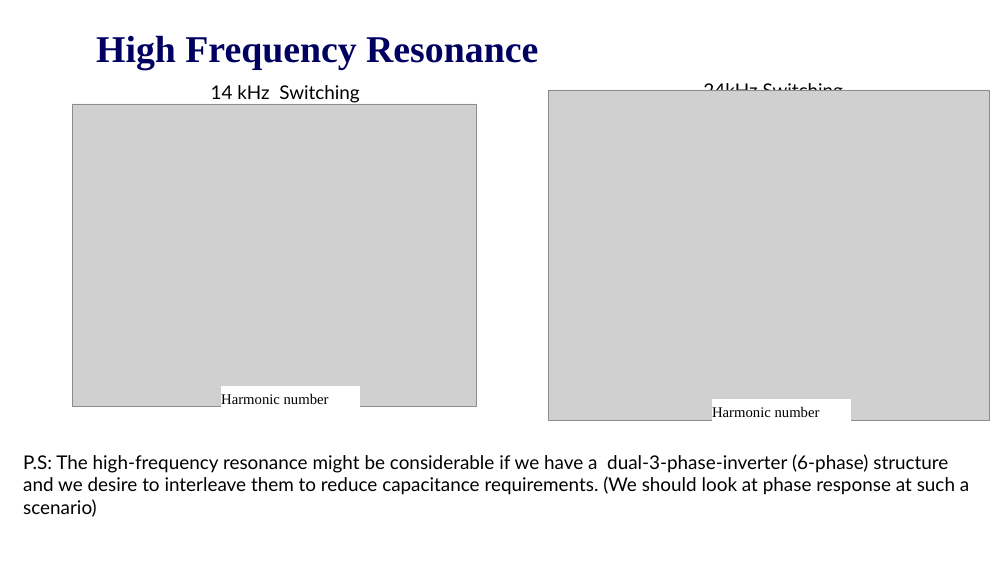
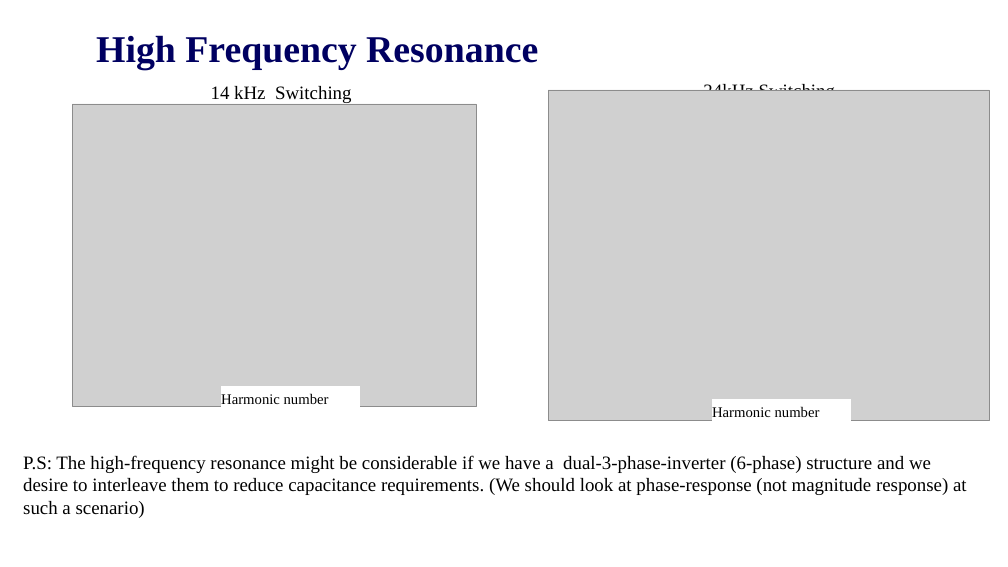
Before and after one commit to EnesAyaz/KTH, a slide deck: slide 5 of PresentationOfMeetings/Hemizero-2025-03-25/2025.03.25.Enes.pptx (slide 9 before the commit). Drawn at 1008x567 pixels with LibreOffice and Linux fonts; fonts in the diff are those of the drawing; grey boxes stand for pictures; background and template pictures are left out. Boxes give left, top, right and bottom in pixels: in the first picture for what was removed or moved away, otherwise in the second. Text is boxed around its words. In the diff, an @@ line names an element or a change of style, - is before the commit and + after.

```diff
--- a/PresentationOfMeetings/Hemizero-2025-03-25/2025.03.25.Enes.pptx
+++ b/PresentationOfMeetings/Hemizero-2025-03-25/2025.03.25.Enes.pptx
@@ text "14 kHz Switching" at bbox=[211, 86, 352, 103]: font Lato to Times New Roman @@
@@ text "24kHz Switching" at bbox=[703, 82, 836, 91]: font Lato to Times New Roman @@
@@ text at bbox=[23, 455, 967, 518]: text changed; font Lato to Times New Roman @@
-P.S: The high-frequency resonance might be considerable if we have a dual-3-phase-inverter (6-phase) structure and we desire to interleave them to reduce capacitance requirements. (We should look at phase response at such a scenario)
+P.S: The high-frequency resonance might be considerable if we have a dual-3-phase-inverter (6-phase) structure and we desire to interleave them to reduce capacitance requirements. (We should look at phase-response (not magnitude response) at such a scenario)
```
Also in this commit, not shown: 8 other slides changed, 13 slides removed, 7 other files.
